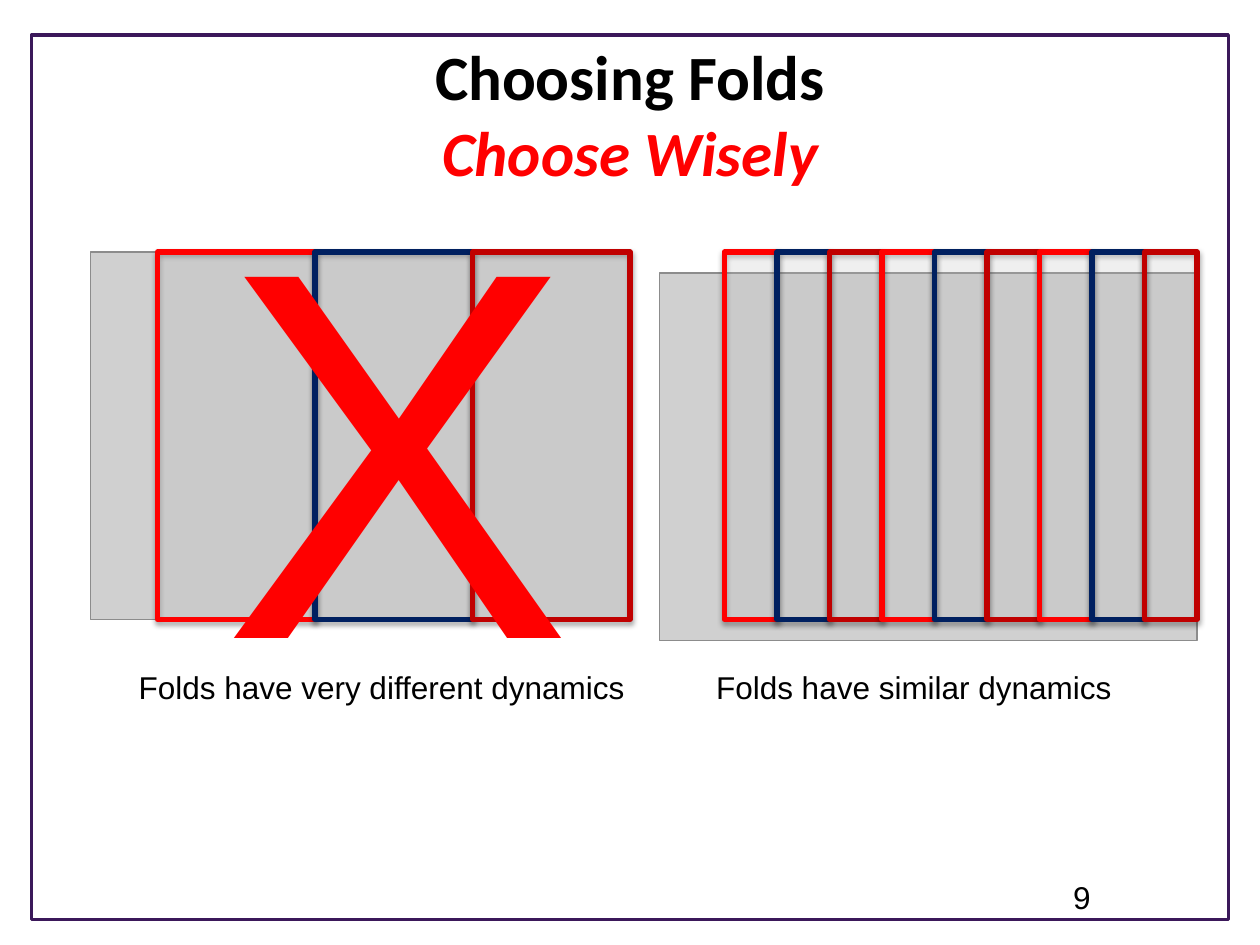
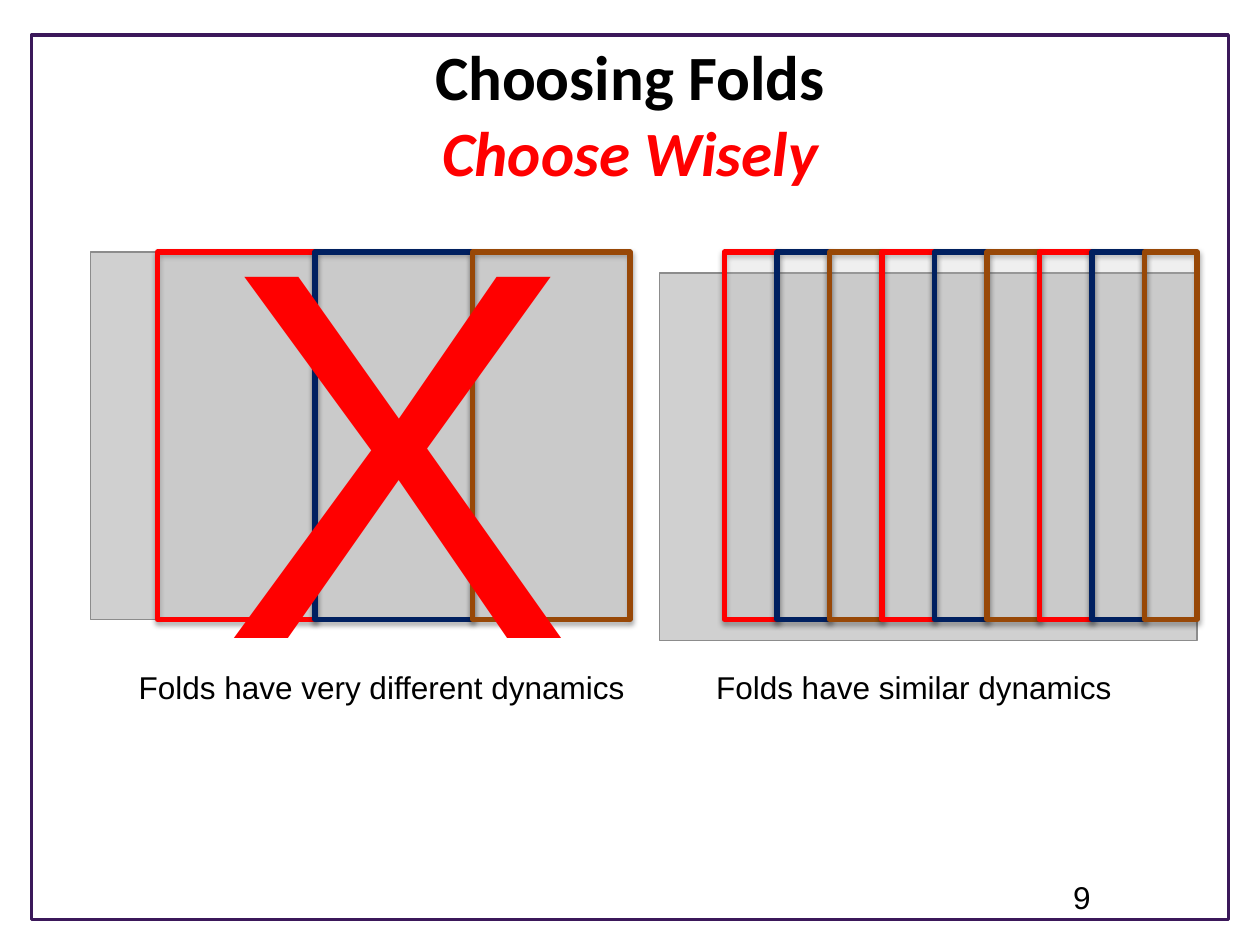
Before and after one commit to sys-bio/network-modeling-summer-school-2021, a slide deck: slide 9 of notebooks/Cross-Validation/Model_Fitting_Dealing_With_Uncertainty.pptx. Drawn at 1260x945 pixels with LibreOffice and Linux fonts; fonts in the diff are those of the drawing; grey boxes stand for pictures; background and template pictures are left out. Boxes give left, top, right and bottom in pixels: in the first picture for what was removed or moved away, otherwise in the second. Text is boxed around its words. In the diff, an @@ line names an element or a change of style, - is before the commit and + after.

```diff
--- a/notebooks/Cross-Validation/Model_Fitting_Dealing_With_Uncertainty.pptx
+++ b/notebooks/Cross-Validation/Model_Fitting_Dealing_With_Uncertainty.pptx
@@ outline #C00000 3 pt to #984807 3 pt in 4 elements at bbox=[472, 252, 630, 620], bbox=[829, 252, 882, 620], bbox=[987, 252, 1040, 620], bbox=[1144, 252, 1197, 620] @@
```
Also in this commit, not shown: 1 other slide changed, 1 other file.
